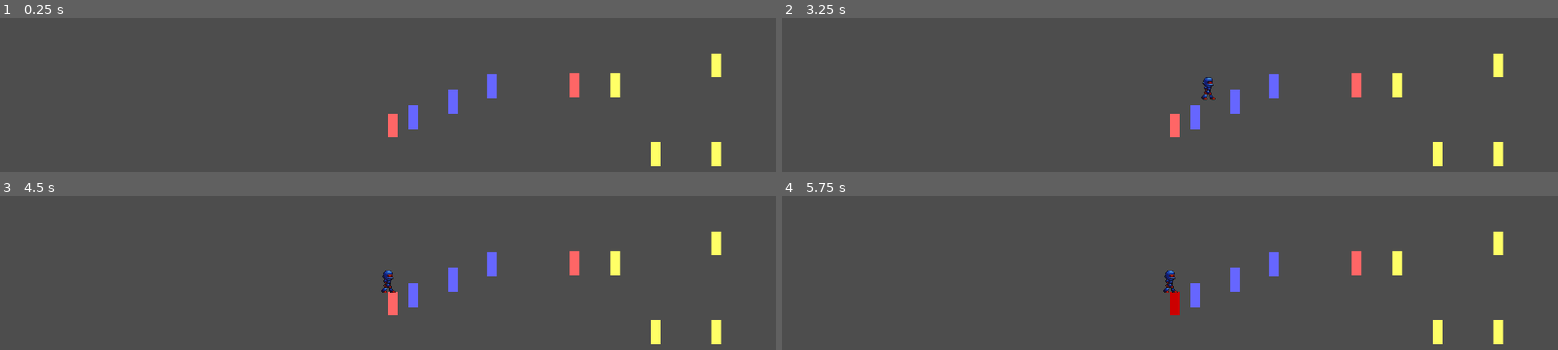
Above: before the commit, frames 1-4 (two rows, left to right).
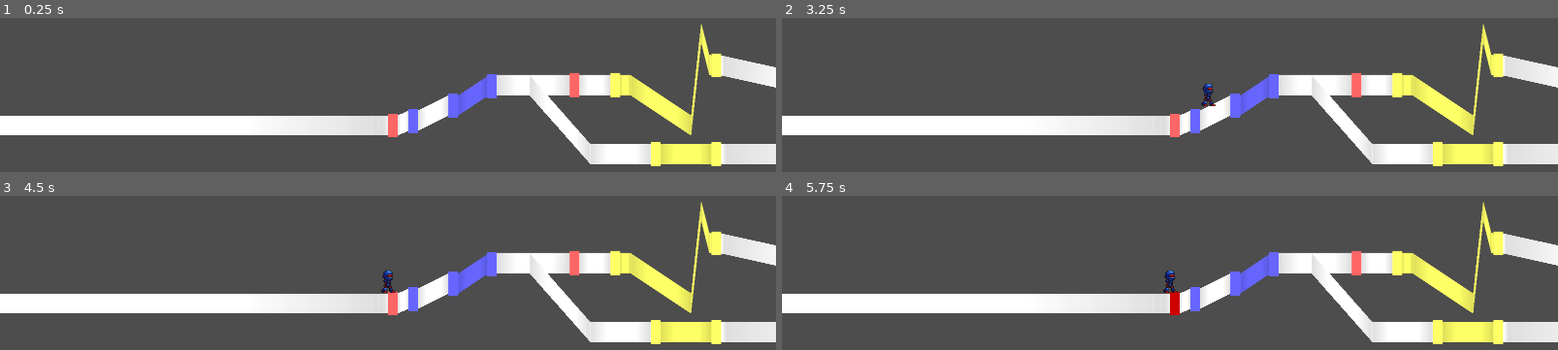
Above: after the commit, the same moments.

Repository: junu192857/Vexatonic-dash-2
Game: Godot game, scene res://Scenes/RhythmScene.tscn
Same seed, same stepped clock (60 frames per second), same inputs: the game is played once before the commit and once after it. Sound files missing from this copy of the repository are replaced by a short silence.
Inputs (mouse positions are in pixels of both pictures, inside the frame that each line leads up to):
- Up to frame 1 (0.25 s): no input
- Up to frame 2 (3.25 s): tap Enter at 0.5, 2.75 s; move the mouse to (1340, 104) at 0.52 s; hold A (a) 0.53-1.25 s; click (1340, 104) at 0.67 s; tap D (d) at 0.8 s; tap Space at 1.25 s; drag from (1014, 147) to (outside the picture) at 1.27 s; move the mouse to (1247, 30) at 2.02 s; hold J (j) 2.03-2.75 s; click (1247, 30) at 2.17 s; tap K (k) at 2.3 s; drag from (outside the picture) to (937, 59) at 2.77 s
- Up to frame 3 (4.5 s): move the mouse to (outside the picture) at 3.52 s; hold L (l) 3.53-4.25 s; click (outside the picture) at 3.67 s; tap S (s) at 3.8 s; drag from (155, 237) to (outside the picture) at 4.27 s
- Up to frame 4 (5.75 s): tap Space at 5 s; move the mouse to (1208, 303) at 5.02 s; hold A (a) from 5.03 s (still down); click (1208, 303) at 5.17 s; tap D (d) at 5.3 s

The runs differ from the first frame. In frame 1, 16% of the frame differs, in the area x 0-100%, y 3-95%; in frame 2, 16%; in frame 3, 16%; in frame 4, 16%.
Error before the commit: Invalid call. Nonexistent function 'set_connector_data' in base 'Node2D (EditorConnector.gd)'. (res://Scripts/RhythmManager.gd:141)

Commit message:
일반 플레이에서 y좌표 관련 일관성 유지

Diff:
--- a/vexatonic-dash-2/Charts/test.csv
+++ b/vexatonic-dash-2/Charts/test.csv
@@ -18,16 +18,16 @@
 
 LANE 0 1
 0 0
-500 100
-1200 100
+500 -100
+1200 -100
 1500 0
-1550 230
-1590 150
+1550 -230
+1590 -150
 3000 0
 END
 
 LANE 1 0
-700 100
-1000 -70
-4000 -70
+700 -100
+1000 70
+4000 70
 END
--- a/vexatonic-dash-2/Prefabs/Connector.tscn
+++ b/vexatonic-dash-2/Prefabs/Connector.tscn
@@ -1,7 +1,7 @@
 [gd_scene format=3 uid="uid://cw54hy54u4o3h"]
 
 [ext_resource type="Texture2D" uid="uid://b6da4bo2wovn0" path="res://Textures/Connector.jpg" id="1_ci68o"]
-[ext_resource type="Script" uid="uid://cpodvpyi2ibbi" path="res://Scripts/EditorConnector.gd" id="1_peggv"]
+[ext_resource type="Script" uid="uid://be2tj6sethhja" path="res://Scripts/Connector.gd" id="1_peggv"]
 
 [node name="Connector" type="Node2D" unique_id=691671917]
 script = ExtResource("1_peggv")
--- a/vexatonic-dash-2/Scripts/Character.gd
+++ b/vexatonic-dash-2/Scripts/Character.gd
@@ -8,7 +8,7 @@
 		queue_free()
 		return true
 	else:
-		position = Vector2(Setting.get_posx_from_time(time), -(lane.get_height(time)+Setting.CHARACTER_POS_Y))
+		position = Vector2(Setting.get_posx_from_time(time), lane.get_height(time)+Setting.CHARACTER_POS_Y)
 		return false
 
 
--- a/vexatonic-dash-2/Scripts/Connector.gd
+++ b/vexatonic-dash-2/Scripts/Connector.gd
@@ -43,10 +43,10 @@
 
 func _ready():
 	polygon.polygon = PackedVector2Array([
-		Vector2(0,-Setting.HALF_CONNECTOR_HEIGHT), #좌상
-		Vector2(data.length,-Setting.HALF_CONNECTOR_HEIGHT-data.delta_y), #우상
-		Vector2(data.length,Setting.HALF_CONNECTOR_HEIGHT-data.delta_y), #우하
-		Vector2(0,Setting.HALF_CONNECTOR_HEIGHT) #좌하
+		Vector2(0,Setting.HALF_CONNECTOR_HEIGHT), #좌상
+		Vector2(data.length,Setting.HALF_CONNECTOR_HEIGHT+data.delta_y), #우상
+		Vector2(data.length,-Setting.HALF_CONNECTOR_HEIGHT+data.delta_y), #우하
+		Vector2(0,-Setting.HALF_CONNECTOR_HEIGHT) #좌하
 	])
 	polygon.uv = PackedVector2Array([
 		Vector2(0,0),
--- a/vexatonic-dash-2/Scripts/RhythmManager.gd
+++ b/vexatonic-dash-2/Scripts/RhythmManager.gd
@@ -126,9 +126,9 @@
 	var lane = Lane.find_lane(lanes, data.lane)
 	parent.add_child(note)
 	if !is_marker:
-		note.position = Vector2(pos_x, -lane.get_height(data.time))
+		note.position = Vector2(pos_x, lane.get_height(data.time))
 	else:
-		note.position = Vector2(pos_x, -(lane.get_height(data.end_time) - lane.get_height(data.time)))
+		note.position = Vector2(pos_x, lane.get_height(data.end_time) - lane.get_height(data.time))
 	#print("Place Note at %f"% pos_x)
 
 	return note
@@ -143,7 +143,7 @@
 	# 하나의 Connector 안에서 레인이 꺾이는 경우: 꺾이는 지점부터 새로운 Connector 생성
 	if (end_time - initial_end_time > Setting.EPSILON):
 		var following_connector = place_connector(p_color, initial_end_time, end_time, lane, false,\
-								  connector, Vector2(connector.data.length, -connector.data.delta_y))
+								  connector, Vector2(connector.data.length, connector.data.delta_y))
 
 	parent.add_child(connector)
 	connector.position = p_pos
@@ -165,7 +165,7 @@
 		else:
 			if (lane.keyframes[0].x < lane.notes[0].get_time()):
 				var initial_connector = place_connector(-1, lane.keyframes[0].x, lane.notes[0].get_time(), lane.lane_index,\
-										false, self,  Vector2(Setting.get_posx_from_time(lane.keyframes[0].x), -lane.keyframes[0].y))
+										false, self,  Vector2(Setting.get_posx_from_time(lane.keyframes[0].x), lane.keyframes[0].y))
 
 				#var connector = CONNECTOR_SCENE.instantiate() as Node2D
 				#connector.position = Vector2(Setting.get_posx_from_time(lane.keyframes[0].x), -lane.keyframes[0].y)
@@ -180,10 +180,10 @@
 		if lane.keyframes[-1].x - last_note_time > Setting.time_per_note_width:
 			var connector_time = last_note_time + Setting.time_per_note_width
 			var final_connector = place_connector(-1, connector_time, lane.keyframes[-1].x, lane.lane_index, true,\
-								  self,  Vector2(Setting.get_posx_from_time(connector_time), -lane.get_height(last_note_time)))
+								  self,  Vector2(Setting.get_posx_from_time(connector_time), lane.get_height(last_note_time)))
 	else:
 		var final_connector = place_connector(-1, lane.keyframes[0].x, lane.keyframes[-1].x, lane.lane_index, false,\
-							  self, Vector2(Setting.get_posx_from_time(lane.keyframes[0].x), -lane.keyframes[0].y))
+							  self, Vector2(Setting.get_posx_from_time(lane.keyframes[0].x), lane.keyframes[0].y))
 
 # 생성된 노트를 레인의 노트 큐에 할당
 func assign_note(note: Note):
--- a/vexatonic-dash-2/Scripts/Scripts_without_Node/Setting.gd
+++ b/vexatonic-dash-2/Scripts/Scripts_without_Node/Setting.gd
@@ -6,10 +6,10 @@
 #단노트의 좌우 길이
 static var NOTE_WIDTH = 24
 #Connector의 높이의 절반
-static var HALF_CONNECTOR_HEIGHT = 25
+static var HALF_CONNECTOR_HEIGHT = -25
 
 #레인 중앙 기준 캐릭터의 발 위치
-static var CHARACTER_POS_Y = 26
+static var CHARACTER_POS_Y = -26
 
 static func get_speed() -> float:
 	return speed
